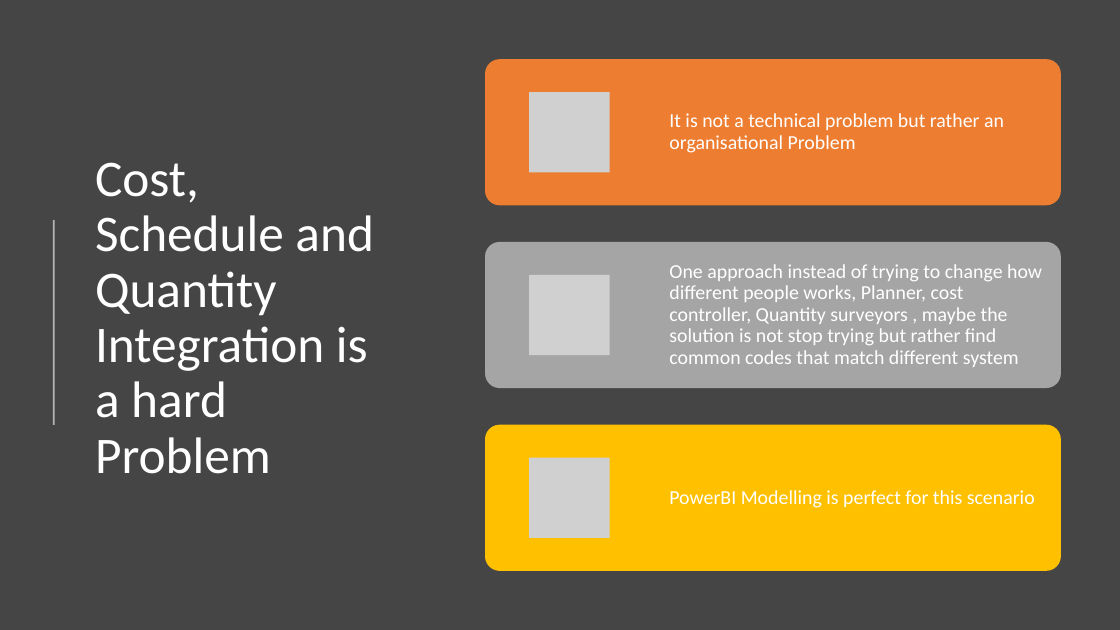
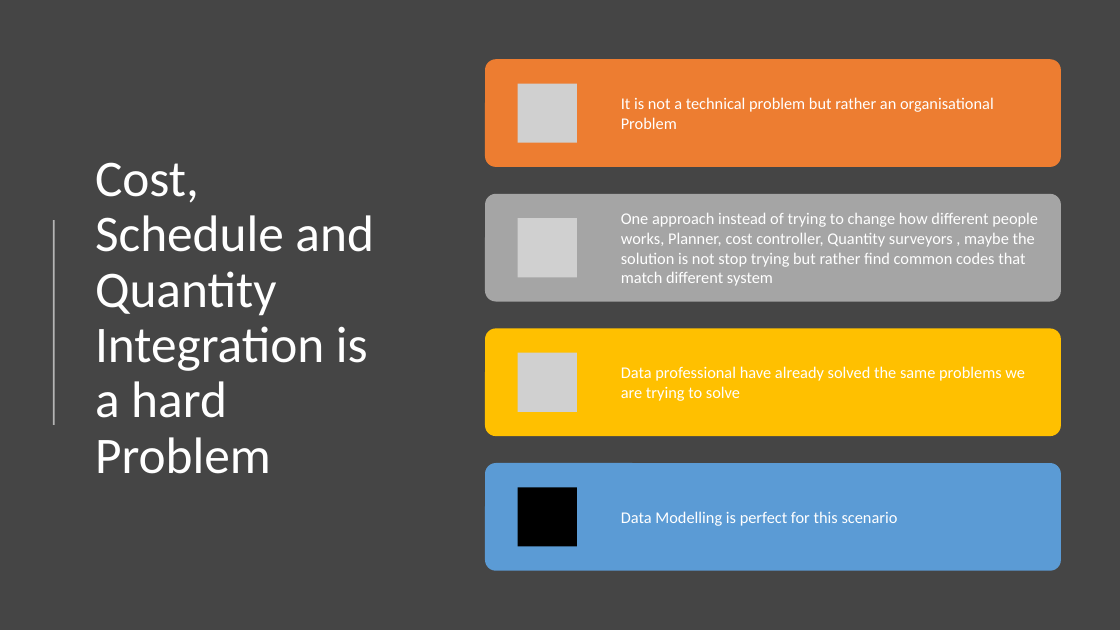
Before and after one commit to djouallah/projectcontrolpresentation, a slide deck: slide 3 of PowerBI as an integration tool in Project Controls.pptx. Drawn at 1120x630 pixels with LibreOffice and Linux fonts; fonts in the diff are those of the drawing; grey boxes stand for pictures. Boxes give left, top, right and bottom in pixels: in the first picture for what was removed or moved away, otherwise in the second. Text is boxed around its words. In the diff, an @@ line names an element or a change of style, - is before the commit and + after.

```diff
--- a/PowerBI as an integration tool in Project Controls.pptx
+++ b/PowerBI as an integration tool in Project Controls.pptx
@@ rounded rectangle: place and size @@
-rounded rectangle at (485,59,1061,205)
+rounded rectangle at (485,60,1061,167)
@@ text "It is not a technical ...": place and size @@
-text "It is not a technical ..." at (669,113,1004,153)
+text "It is not a technical ..." at (621,97,994,129)
@@ text "It is not a technical ..." at (621,97,994,129): size 17 to 14 pt; line spacing 0.9 to 1; less space between paragraphs @@
@@ picture removed at (529,92,610,173) @@
@@ rounded rectangle: place and size @@
-rounded rectangle at (485,242,1061,388)
+rounded rectangle at (485,194,1061,302)
@@ text "One approach instead of trying ..." at (621,213,1038,286): size 17 to 14 pt; line spacing 0.9 to 1; less space between paragraphs @@
@@ text "One approach instead of trying ...": place and size @@
-text "One approach instead of trying ..." at (669,264,1042,367)
+text "One approach instead of trying ..." at (621,213,1038,286)
@@ picture: place and size @@
-picture at (529,275,610,355)
+picture at (518,218,577,278)
@@ picture: place and size @@
-picture at (529,458,610,539)
+picture at (518,353,577,413)
@@ rounded rectangle: place and size @@
-rounded rectangle at (485,425,1061,571)
+rounded rectangle at (485,463,1061,571)
@@ rounded rectangle at (485,463,1061,571): fill #FFC000 to #5B9BD5 @@
@@ group added at (485,83,1061,547): 1 picture, 1 rounded rectangle, 1 text, 1 rectangle @@
+Data professional have already solved the same problems we are trying to solve
@@ text at (621,511,898,526): text changed; size 17 to 14 pt @@
-PowerBI Modelling is perfect for this scenario
+Data Modelling is perfect for this scenario
```
Also in this commit, not shown: 2 other slides changed, 1 slide added, 1 slide removed, 1 other file.
